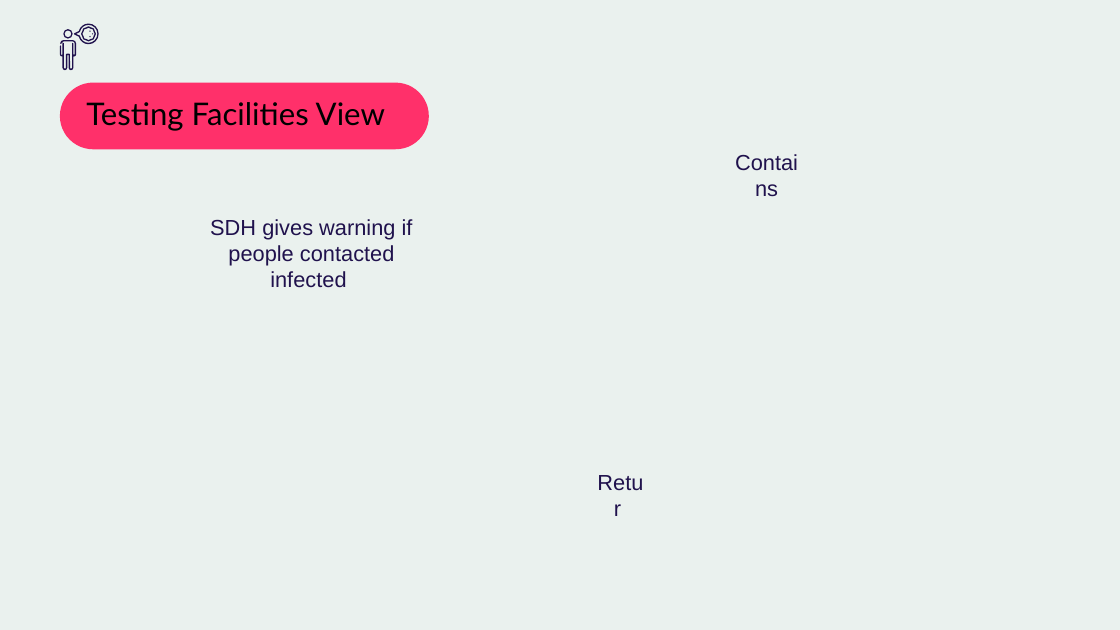
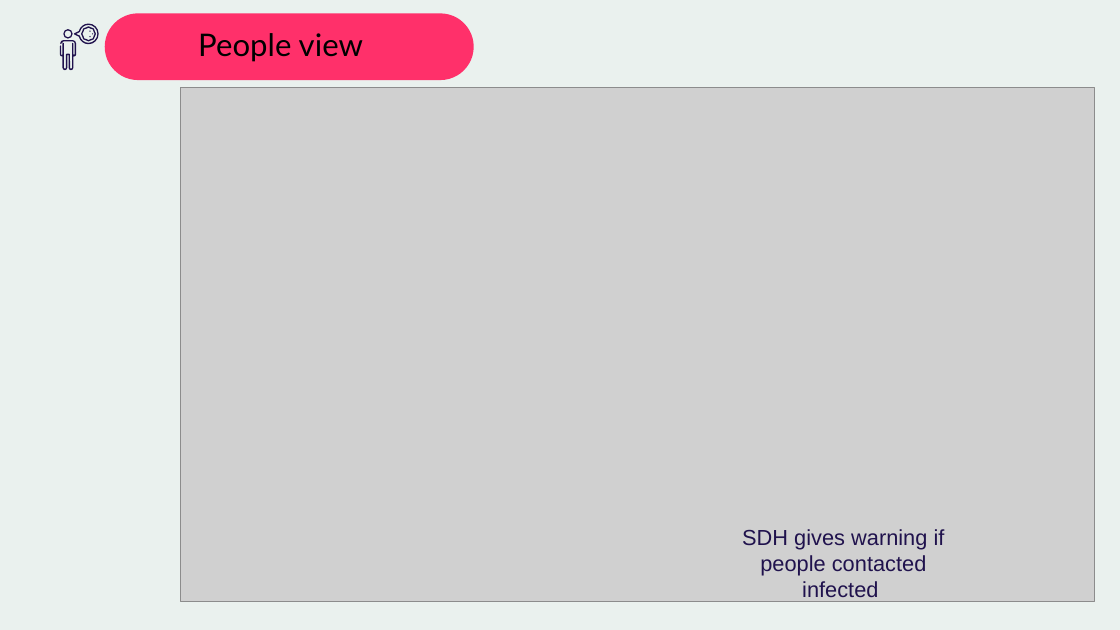
Before and after one commit to Andydandy77/COVID19-Management-System, a slide deck: slide 8 of COVID-19 Management System.pptx (slide 7 before the commit). Drawn at 1120x630 pixels with LibreOffice and Linux fonts; fonts in the diff are those of the drawing; grey boxes stand for pictures; background and template pictures are left out. Boxes give left, top, right and bottom in pixels: in the first picture for what was removed or moved away, otherwise in the second. Text is boxed around its words. In the diff, an @@ line names an element or a change of style, - is before the commit and + after.

```diff
--- a/COVID-19 Management System.pptx
+++ b/COVID-19 Management System.pptx
@@ rounded rectangle: place and size @@
-rounded rectangle at (59, 83, 428, 150)
+rounded rectangle at (105, 13, 474, 81)
@@ text at (198, 33, 363, 62): text changed @@
-Testing Facilities View
+People view
@@ picture added at (181, 87, 1095, 601) @@
@@ text removed at (718, 143, 821, 181) @@
-Contains
@@ text removed at (584, 463, 662, 501) @@
-Retur
@@ text "SDH gives warning if people ..." rewrapped from (210, 219, 413, 288) to (742, 529, 945, 602) @@
```
Also in this commit, not shown: 3 other slides changed, 2 slides added, 1 slide removed, 7 other files.
